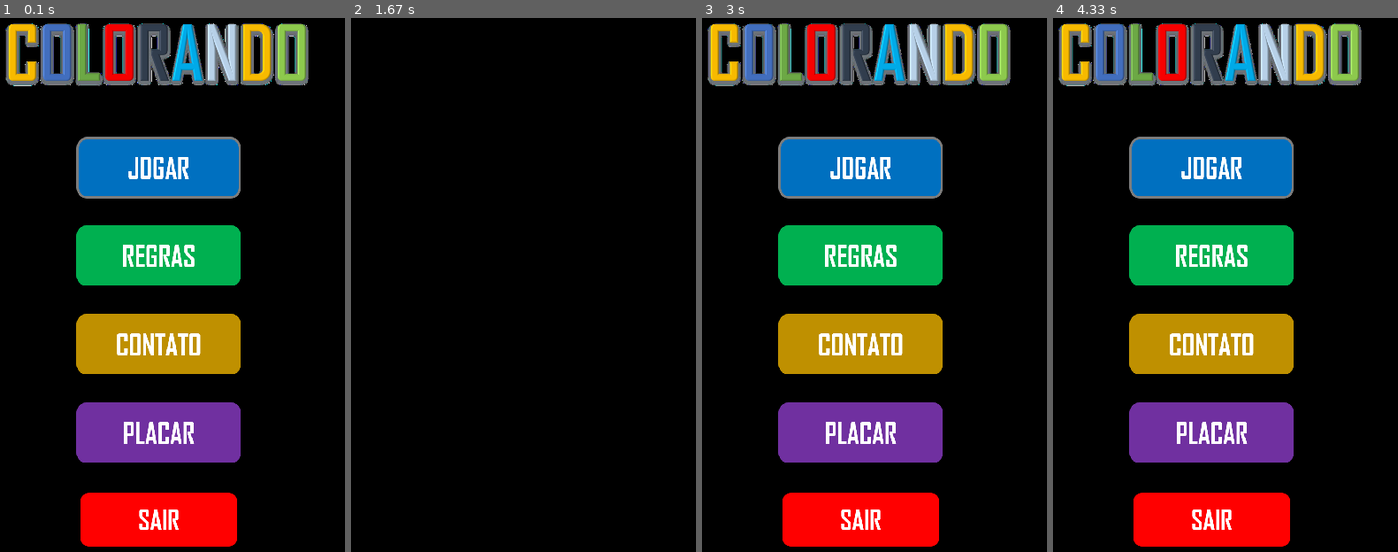
Above: before the commit, frames 1-4 (left to right).
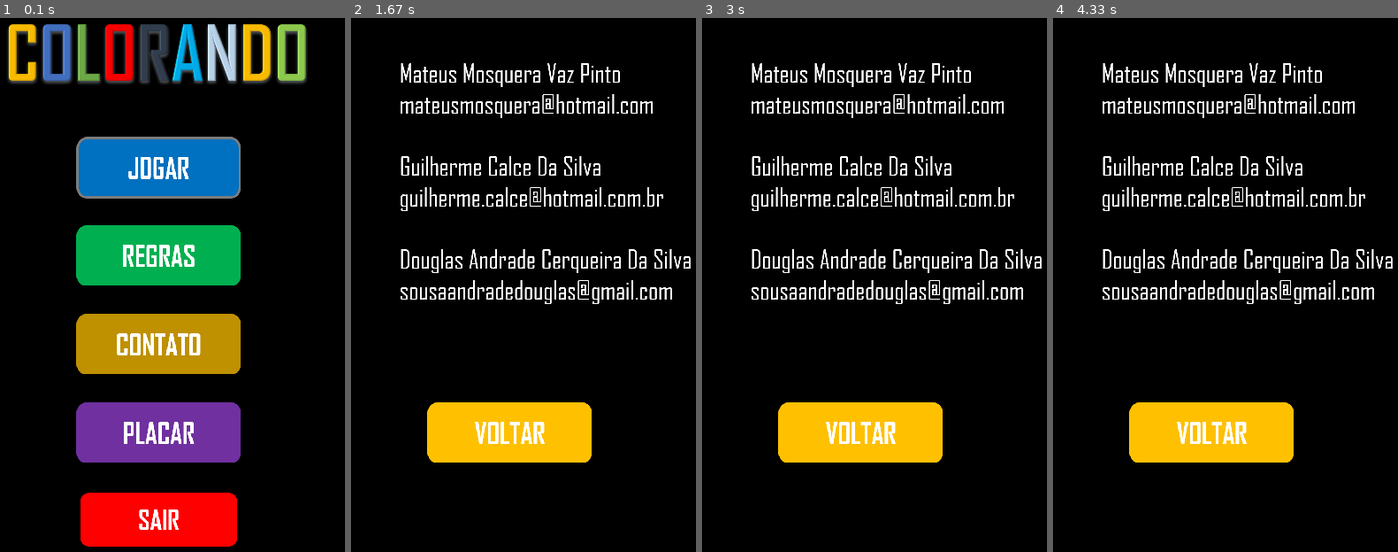
Above: after the commit, the same moments.

Repository: DouglasAndC/GAME-COLORANDO-PYGAME
Game: pygame game, started from Main/menu.py
Two runs of this game, one before a commit and one after it. Both use one fixed random seed, a clock stepped at 60 frames per second and the inputs below.
Inputs (mouse positions are in pixels of both pictures, inside the frame that each line leads up to):
- Up to frame 1 (0.1 s): no input
- Up to frame 2 (1.67 s): press the mouse at (509, 258) at 0.37 s; move the mouse to (402, 338) at 0.47 s; release the mouse at (outside the picture) at 0.6 s; click (509, 349) at 0.72 s; press the mouse at (509, 434) at 1.2 s; move the mouse to (602, 402) at 1.3 s; release the mouse at (outside the picture) at 1.43 s; press the mouse at (509, 167) at 1.53 s; move the mouse to (433, 322) at 1.63 s
- Up to frame 3 (3 s): release the mouse at (712, 471) at 1.77 s
- Up to frame 4 (4.33 s): no input

The runs differ from the first frame. In frame 1, 3.6% of the frame differs, in the area x 1-90%, y 0-13%; in frame 2, 10%; in frame 3, 37%, in the area x 1-99%, y 0-100%; in frame 4, 37%.

Commit message:
Tela de Contatos

Diff:
--- a/Main/menu.py
+++ b/Main/menu.py
@@ -5,7 +5,7 @@
 
 screen_largura = 800
 screen_altura = 700
-
+cont = 1
 BLACK = (0,0,0)
 BLUE = (0, 0, 255)
 WHITE = (255,255,255)
@@ -53,6 +53,33 @@
     screen.blit(dimensao_botao('btnSair'),(300,600))
     return (btn1,btn2,btn3,btn4,btn5)
 
+
+def contatos():
+    aut = pygame.image.load(globals.get_path()+'\\View\\menu\\contatos.png').convert_alpha()
+    novo_aut = pygame.transform.scale(aut,(int(940/2), int(620/2)))
+    screen.fill((0, 0, 0))
+    screen.blit(novo_aut,(250,100))
+    btn6 = botoesMenu(BLACK,300,600,372/2,149/2)
+    screen.blit(dimensao_botao('btnVoltar'),(300,500))
+
+def primeiro():
+    if menu_botoes[0].collidepoint(pos) and pressed1:
+        jogar()
+        cont=+1
+    if menu_botoes[1].collidepoint(pos) and pressed1:
+        jogar()
+        cont=+1
+    if menu_botoes[2].collidepoint(pos) and pressed1:
+        contatos()
+        cont=+1
+    if menu_botoes[3].collidepoint(pos) and pressed1:
+        jogar()
+        cont=+1
+    if menu_botoes[4].collidepoint(pos) and pressed1:
+        pygame.quit()
+        exit()
+
+
 def jogar():
     screen.fill((0, 0, 0))
 
@@ -60,26 +87,14 @@
 
 pygame.display.flip()
 
+menu_botoes = menu()
+
 while True:
     pos = pygame.mouse.get_pos()
     pressed1,pressed2,pressed3 = pygame.mouse.get_pressed()
-    menu_botoes = menu()
-    if menu_botoes[0].collidepoint(pos) and pressed1:
-        jogar()
-        pygame.display.flip()
-    if menu_botoes[1].collidepoint(pos) and pressed1:
-        jogar()
-        pygame.display.flip()
-    if menu_botoes[2].collidepoint(pos) and pressed1:
-        jogar()
-        pygame.display.flip()
-    if menu_botoes[3].collidepoint(pos) and pressed1:
-        jogar()
-        pygame.display.flip()
-    if menu_botoes[4].collidepoint(pos) and pressed1:
-        pygame.quit()
-        exit()
-
+    if(cont == 1):
+        primeiro()
+    pygame.display.flip()
     for event in pygame.event.get():
         if event.type == QUIT:
             pygame.quit()
Binary file added: View/menu/btnVoltar.png
Binary file added: View/menu/contatos.png
